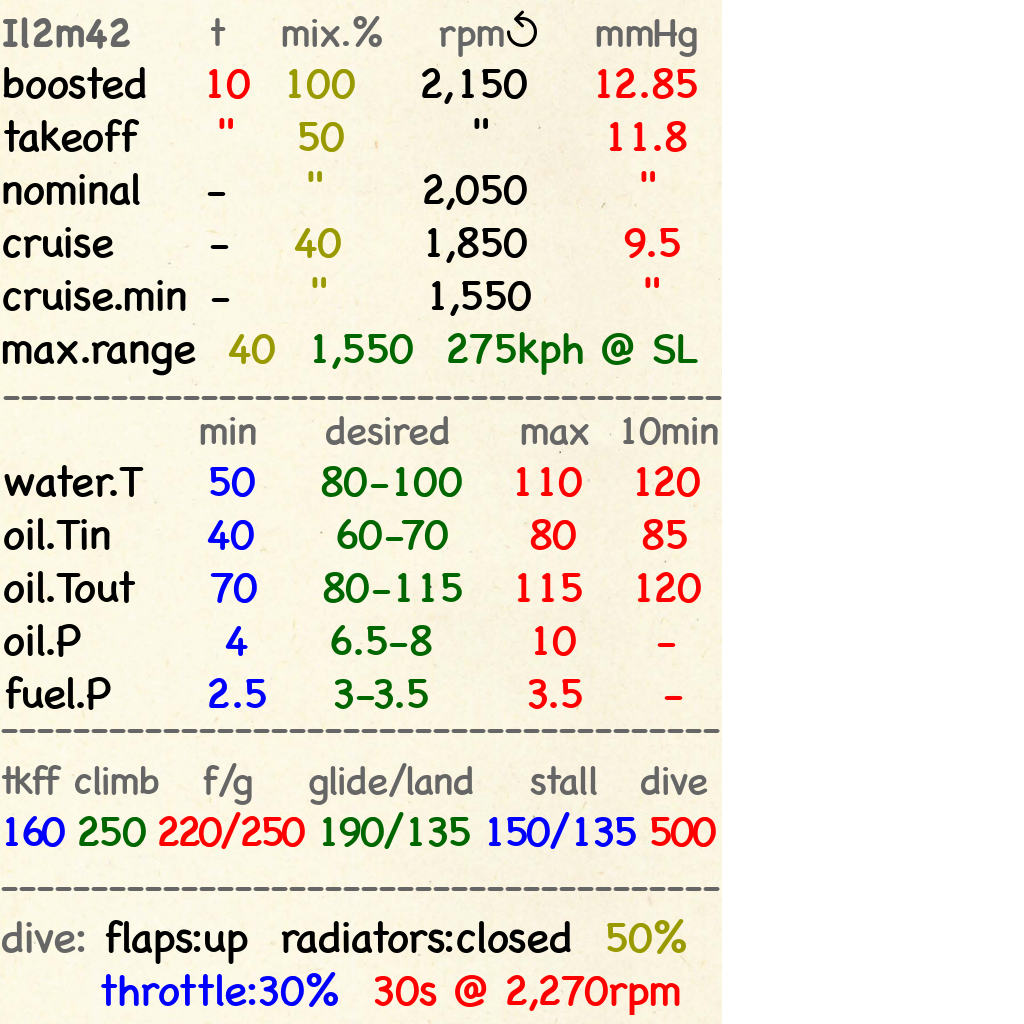
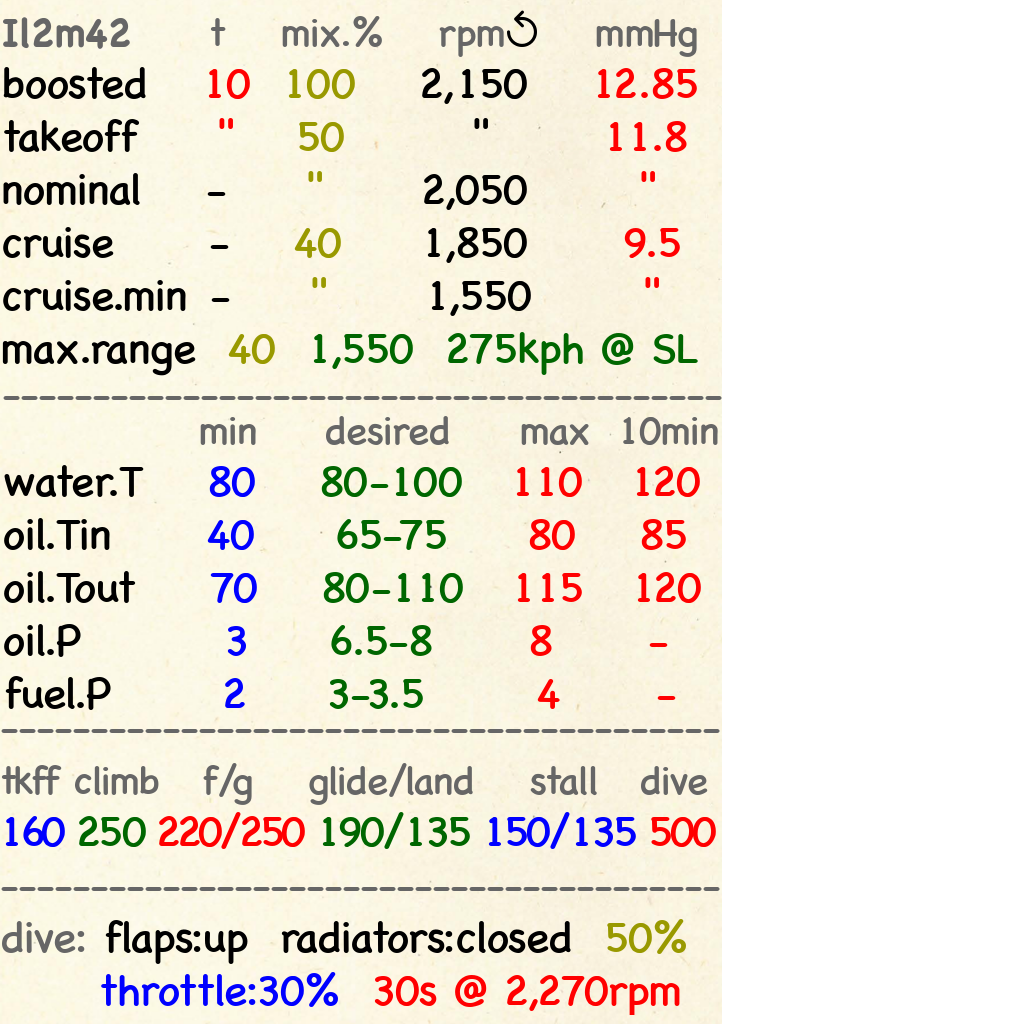
The second (1024, 1024) image is a revision of the first. Changes to its layers:
painted on "min desired ..." over (x1=209, y1=466, x2=687, y2=709)
